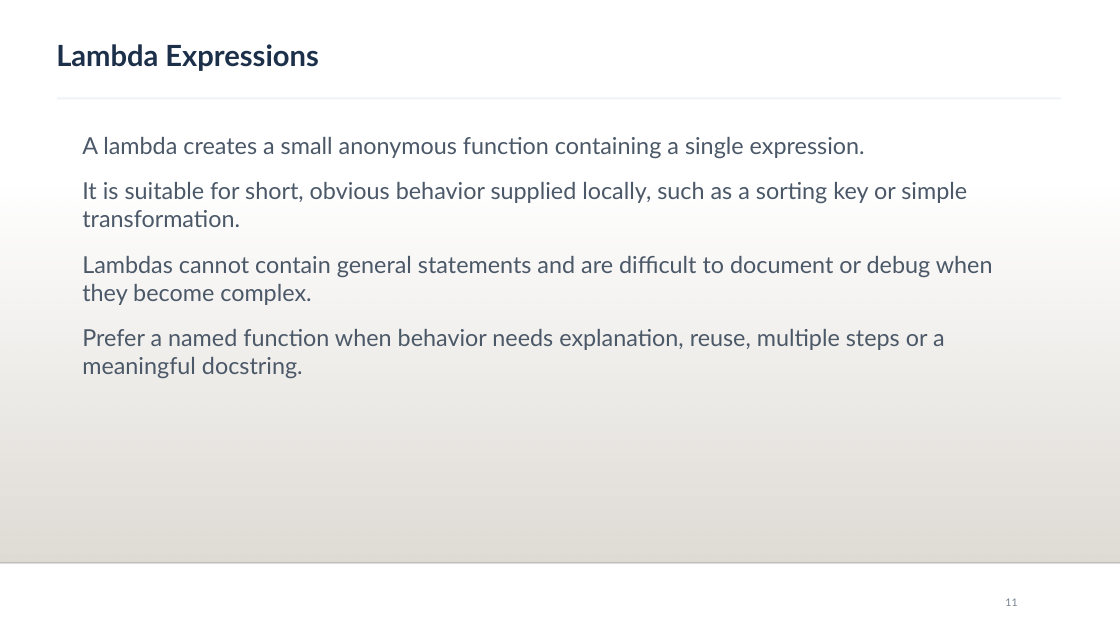
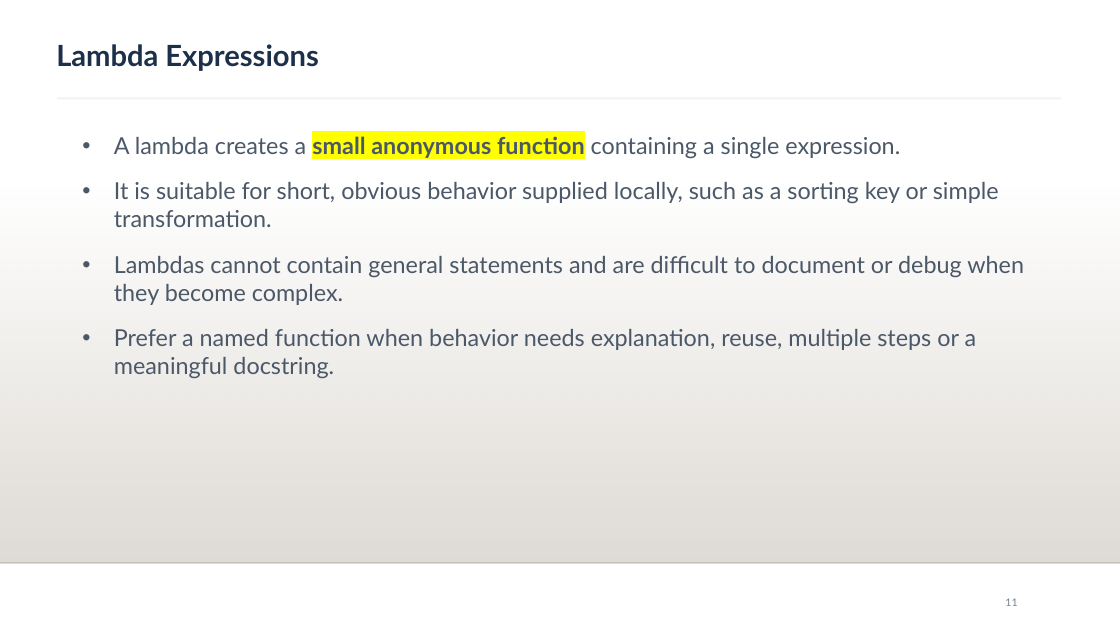
Before and after one commit to RakeshdotKR/CapGemini_AI, a slide deck: slide 11 of Docs/Day3_Functions_OOP_Polymorphism_Decorators.pptx. Drawn at 1120x630 pixels with LibreOffice and Linux fonts; fonts in the diff are those of the drawing; background and template pictures are left out. Boxes give left, top, right and bottom in pixels: in the first picture for what was removed or moved away, otherwise in the second. Text is boxed around its words. In the diff, an @@ line names an element or a change of style, - is before the commit and + after.

```diff
--- a/Docs/Day3_Functions_OOP_Polymorphism_Decorators.pptx
+++ b/Docs/Day3_Functions_OOP_Polymorphism_Decorators.pptx
@@ text "A lambda creates a small ..." at [114,136,1024,379]: highlight none to #FFFF00, bold on in "small anonymous function"; bullet none to • @@
```
Also in this commit, not shown: 4 other slides changed.
